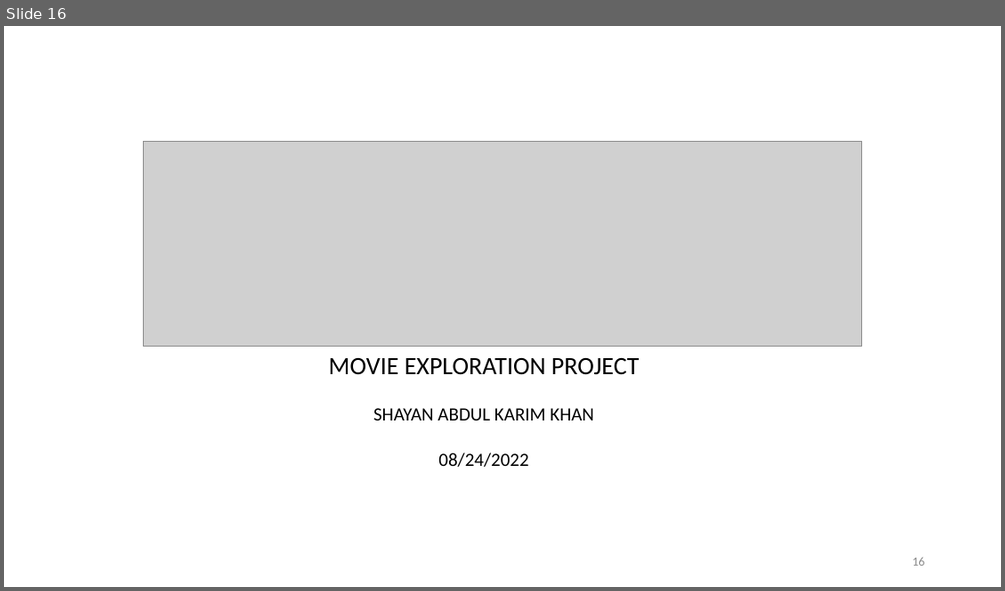
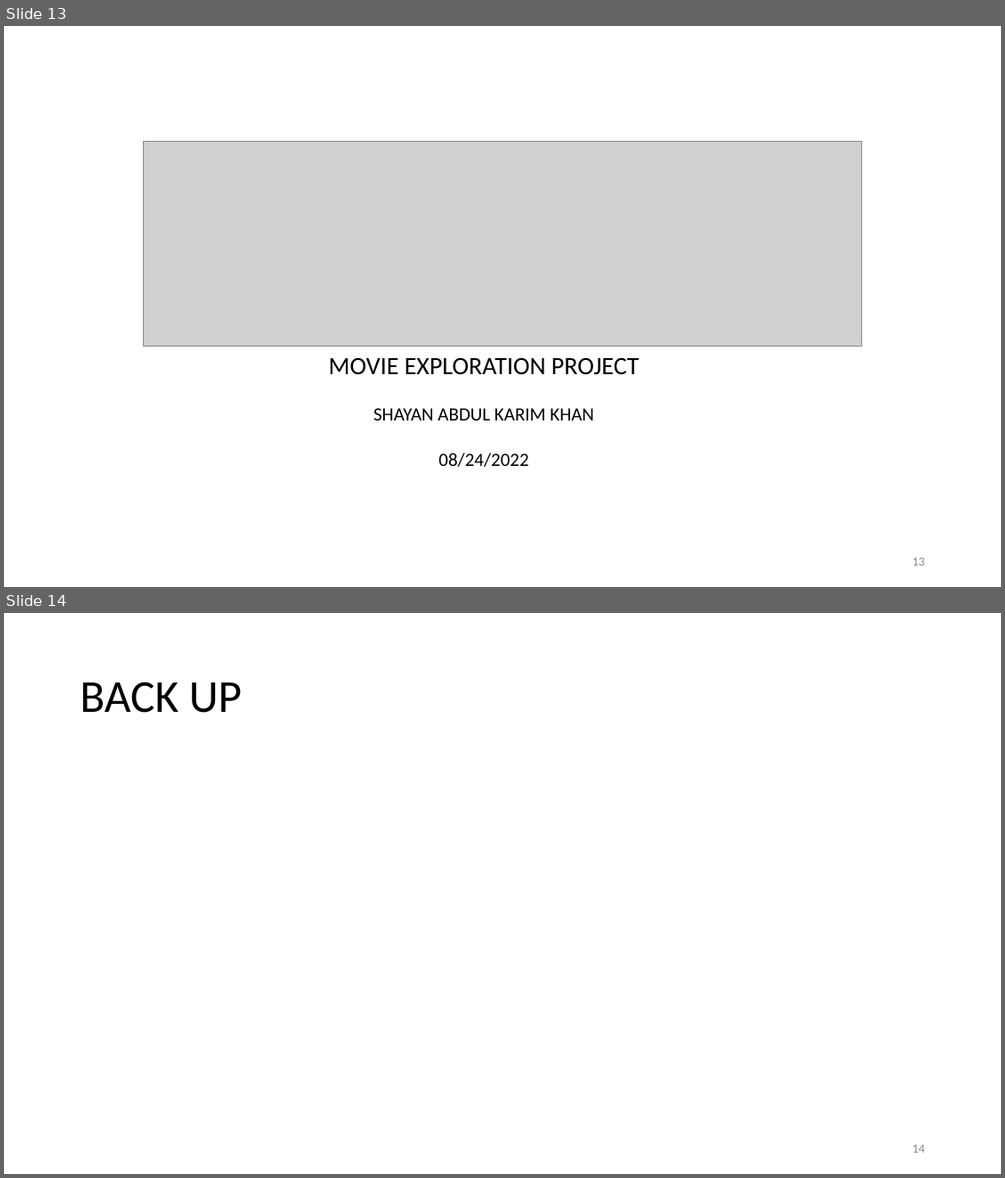
Before and after one commit to shayanabdulkarimkhan/dsc-phase-1-project-v2-4, a slide deck: Microsoft_Studios_Project.pptx. Shown one above the other, each under a label of ours: slide 16 before the commit, slides 13 and 14 after it. The pictures are 1005x591 and 1005x1178 pixels, drawn with LibreOffice and Linux fonts; fonts in the diff are those of the drawing; grey boxes stand for pictures. Boxes give left, top, right and bottom in pixels: in the first picture for what was removed or moved away, otherwise in the second. Text is boxed around its words. In the diff, an @@ line names an element or a change of style, - is before the commit and + after.

```diff
--- a/Microsoft_Studios_Project.pptx
+++ b/Microsoft_Studios_Project.pptx
@@ slide 14 added at [4, 613, 1001, 1174], background #FFFFFF @@
@@ title added at [80, 682, 242, 713], 44 pt, text #000000 @@
+BACK UP
@@ page number added at [912, 1144, 924, 1152], 12 pt, text #8C8C8C @@
+14
@@ what was slide 16 is now slide 13 @@
@@ page number at [912, 557, 924, 565]: text changed @@
-16
+13
```
Also in this commit, not shown: 6 slides changed, 2 other slides added, 1 slide removed, 4 other files.
